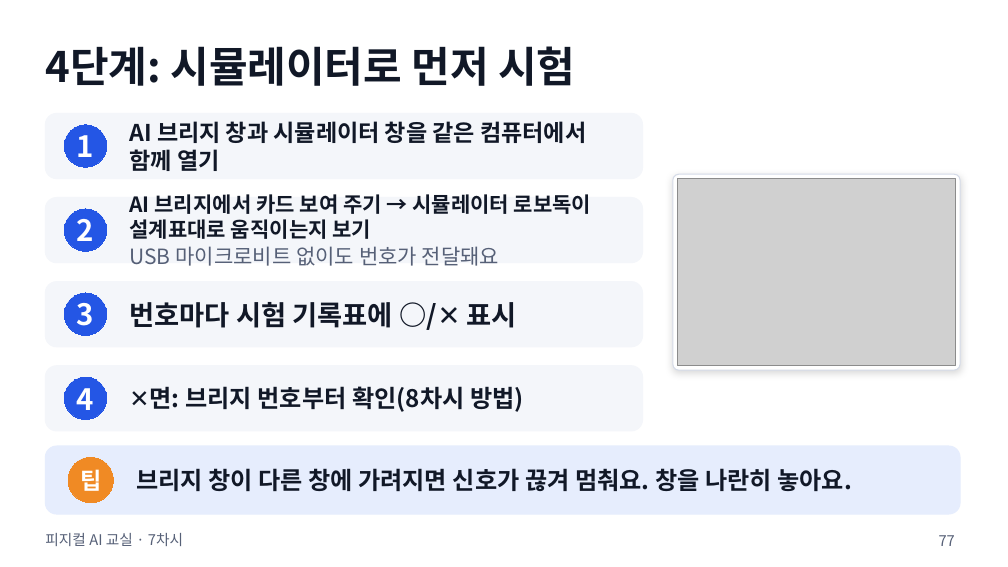
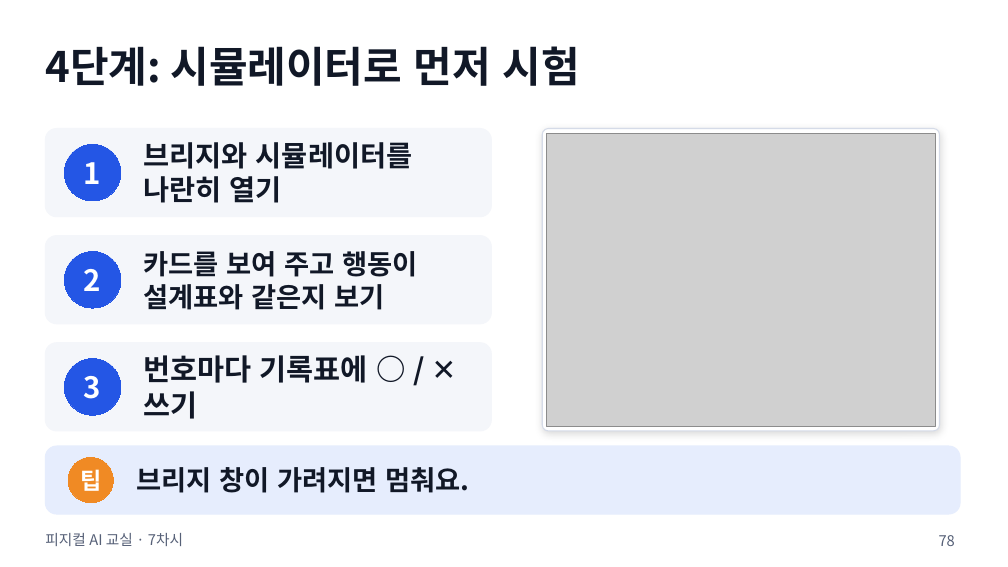
Before and after one commit to boundaryx01-uniquelife/microbit, a slide deck: slide 78 of materials/8차시_전체형/8차시_수업슬라이드.pptx (slide 77 before the commit). Drawn at 1008x567 pixels with LibreOffice and Linux fonts; fonts in the diff are those of the drawing; grey boxes stand for pictures. Boxes give left, top, right and bottom in pixels: in the first picture for what was removed or moved away, otherwise in the second. Text is boxed around its words. In the diff, an @@ line names an element or a change of style, - is before the commit and + after.

```diff
--- a/materials/8차시_전체형/8차시_수업슬라이드.pptx
+++ b/materials/8차시_전체형/8차시_수업슬라이드.pptx
@@ rounded rectangle: place and size @@
-rounded rectangle at (45, 113, 643, 178)
+rounded rectangle at (45, 129, 492, 217)
@@ ellipse "1": place and size @@
-ellipse "1" at (64, 125, 107, 167)
+ellipse "1" at (64, 144, 121, 201)
@@ text at (144, 142, 413, 203): text changed; size 22 to 27 pt @@
-AI 브리지 창과 시뮬레이터 창을 같은 컴퓨터에서 함께 열기
+브리지와 시뮬레이터를 나란히 열기
@@ rounded rectangle: place and size @@
-rounded rectangle at (673, 174, 960, 370)
+rounded rectangle at (542, 129, 939, 431)
@@ picture added at (547, 133, 935, 426) @@
@@ picture removed at (678, 178, 956, 365) @@
@@ rounded rectangle removed at (45, 197, 643, 262) @@
@@ text removed at (129, 194, 591, 266) @@
-AI 브리지에서 카드 보여 주기 → 시뮬레이터 로보독이 설계표대로 움직이는지 보기
-USB 마이크로비트 없이도 번호가 전달돼요
@@ proportions changed in 4 elements at (45, 343, 492, 431), (542, 129, 939, 431), (45, 129, 492, 217), (45, 236, 492, 324) @@
@@ rounded rectangle: place and size @@
-rounded rectangle at (45, 282, 643, 347)
+rounded rectangle at (45, 236, 492, 324)
@@ ellipse "2": place and size @@
-ellipse "2" at (64, 209, 107, 251)
+ellipse "2" at (64, 252, 121, 309)
@@ text added at (144, 251, 417, 310), 26 pt, text #111827, bold @@
+카드를 보여 주고 행동이 설계표와 같은지 보기
@@ rounded rectangle: place and size @@
-rounded rectangle at (45, 366, 643, 431)
+rounded rectangle at (45, 343, 492, 431)
@@ ellipse "3": place and size @@
-ellipse "3" at (64, 293, 107, 336)
+ellipse "3" at (64, 358, 121, 415)
@@ text at (144, 355, 368, 419): text changed; size 26 to 28 pt @@
-번호마다 시험 기록표에 ○/✕ 표시
+번호마다 기록표에 ○ / ✕ 쓰기
@@ ellipse removed at (64, 377, 107, 420) @@
-4
@@ text removed at (150, 386, 524, 412) @@
-✕면: 브리지 번호부터 확인(8차시 방법)
@@ text at (136, 467, 470, 493): text changed; size 23 to 26 pt @@
-브리지 창이 다른 창에 가려지면 신호가 끊겨 멈춰요. 창을 나란히 놓아요.
+브리지 창이 가려지면 멈춰요.
@@ page number at (939, 535, 955, 546): text changed @@
-77
+78
```
Also in this commit, not shown: 34 other slides changed, 1 slide added, 23 other files.
